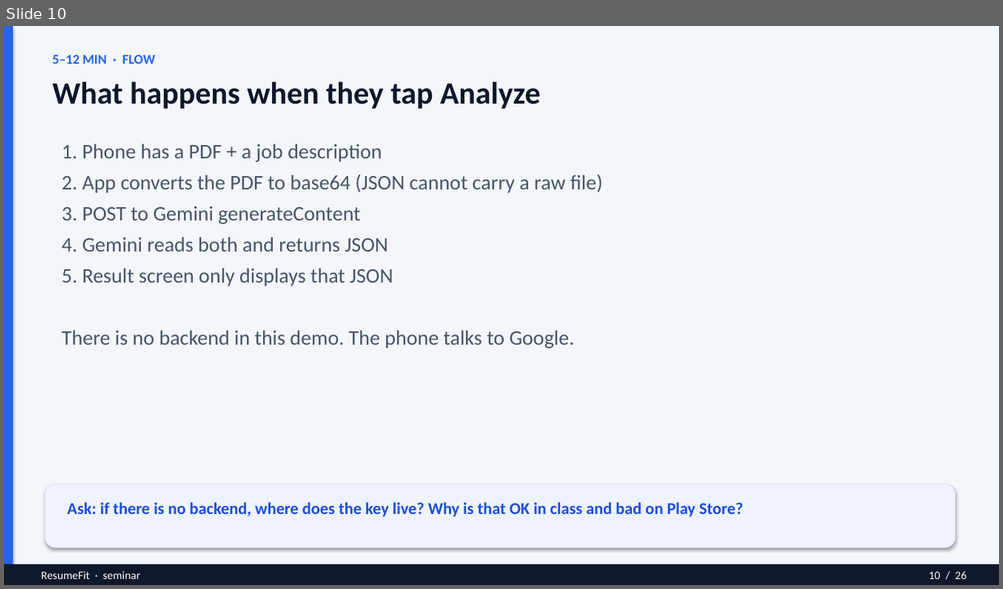
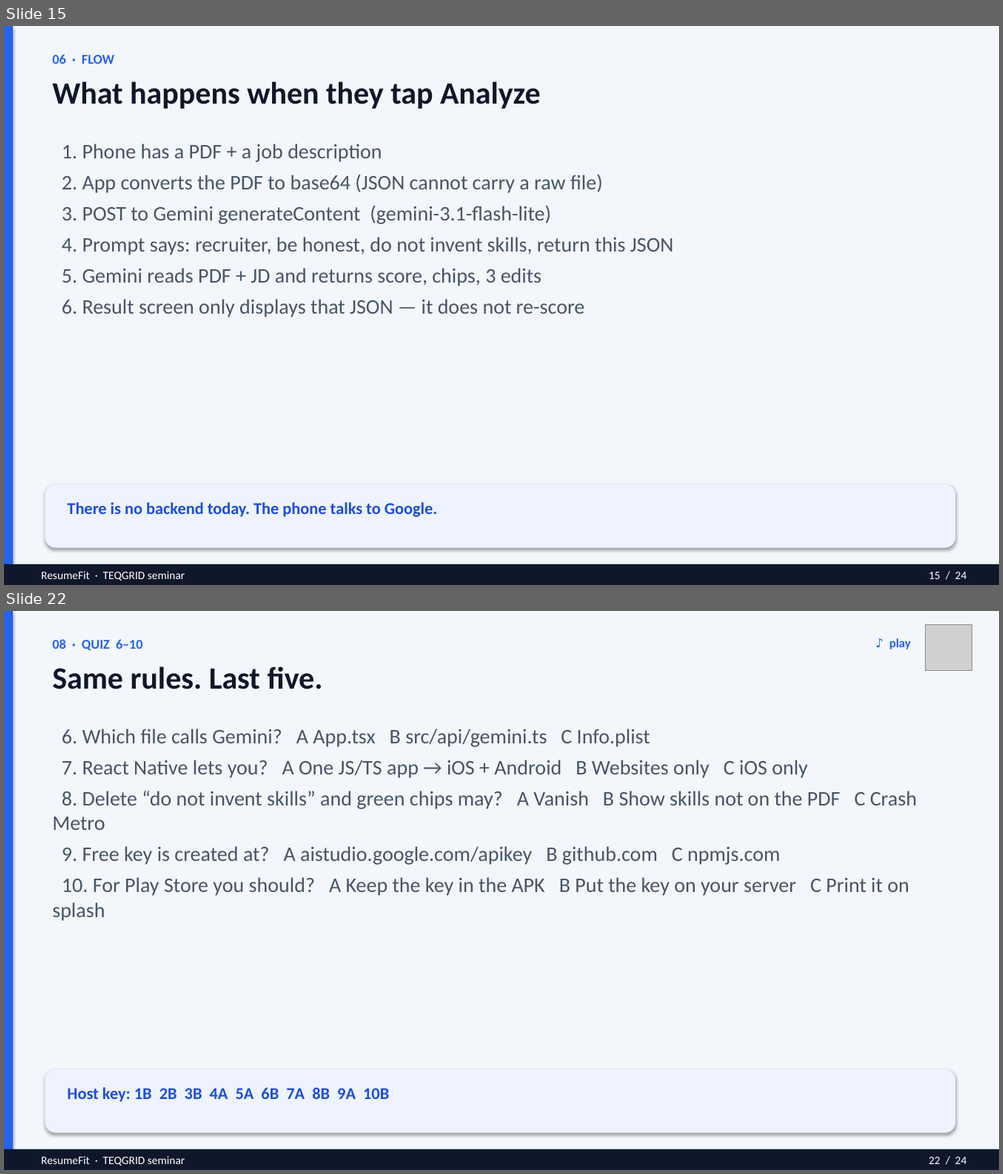
Before and after one commit to Aishwaryaofficial/resume-fit, a slide deck: ResumeFit-Seminar.pptx. Shown one above the other, each under a label of ours: slide 10 before the commit, slides 15 and 22 after it; the slides between them are not shown. The pictures are 1003x589 and 1003x1174 pixels, drawn with LibreOffice and Linux fonts; fonts in the diff are those of the drawing; grey boxes stand for pictures. Boxes give left, top, right and bottom in pixels: in the first picture for what was removed or moved away, otherwise in the second. Text is boxed around its words. In the diff, an @@ line names an element or a change of style, - is before the commit and + after.

```diff
--- a/ResumeFit-Seminar.pptx
+++ b/ResumeFit-Seminar.pptx
@@ slide 22 added at [4, 611, 999, 1170], background #FFFFFF @@
@@ rectangle added at [4, 611, 999, 1170], fill #F3F6FB @@
@@ rectangle added at [4, 611, 13, 1170], fill #2563EB @@
@@ picture added at [925, 624, 972, 671] @@
@@ text added at [52, 639, 143, 651], 13 pt, text #2563EB, bold @@
+08 · QUIZ 6–10
@@ text added at [889, 638, 910, 649], 12 pt, text #2563EB, bold @@
+♪ play
@@ text added at [52, 667, 323, 689], 30 pt, text #0F172A, bold @@
+Same rules. Last five.
@@ text added at [52, 729, 916, 921], 20 pt, text #475569 @@
+6. Which file calls Gemini? A App.tsx B src/api/gemini.ts C Info.plist
+7. React Native lets you? A One JS/TS app → iOS + Android B Websites only C iOS only
+8. Delete “do not invent skills” and green chips may? A Vanish B Show skills not on the PDF C Crash Metro
+9. Free key is created at? A aistudio.google.com/apikey B github.com C npmjs.com
+10. For Play Store you should? A Keep the key in the APK B Put the key on your server C Print it on splash
@@ rounded rectangle added at [45, 1070, 956, 1133], fill #EEF3FF @@
@@ text added at [67, 1088, 389, 1102], 16 pt, text #1D4ED8, bold @@
+Host key: 1B 2B 3B 4A 5A 6B 7A 8B 9A 10B
@@ rectangle added at [4, 1150, 999, 1170], fill #0F172A @@
@@ text added at [41, 1156, 185, 1166], 11 pt, text #FFFFFF @@
+ResumeFit · TEQGRID seminar
@@ text added at [928, 1157, 967, 1165], 11 pt, text #FFFFFF @@
+22 / 24
@@ what was slide 10 is now slide 15 @@
@@ slide 15 changed as well @@
@@ text at [52, 54, 114, 64]: text changed @@
-5–12 MIN · FLOW
+06 · FLOW
@@ text at [62, 206, 673, 318]: text changed @@
-3. POST to Gemini generateContent
-4. Gemini reads both and returns JSON
-5. Result screen only displays that JSON
-There is no backend in this demo. The phone talks to Google.
+3. POST to Gemini generateContent (gemini-3.1-flash-lite)
+4. Prompt says: recruiter, be honest, do not invent skills, return this JSON
+5. Gemini reads PDF + JD and returns score, chips, 3 edits
+6. Result screen only displays that JSON — it does not re-score
@@ text at [67, 503, 438, 517]: text changed @@
-Ask: if there is no backend, where does the key live? Why is that OK in class and bad on Play Store?
+There is no backend today. The phone talks to Google.
@@ text at [41, 571, 185, 581]: text changed @@
-ResumeFit · seminar
+ResumeFit · TEQGRID seminar
@@ text at [928, 572, 967, 580]: text changed @@
-10 / 26
+15 / 24
```
Also in this commit, not shown: 11 other slides changed, 11 other slides added, 14 slides removed, 3 other files.
